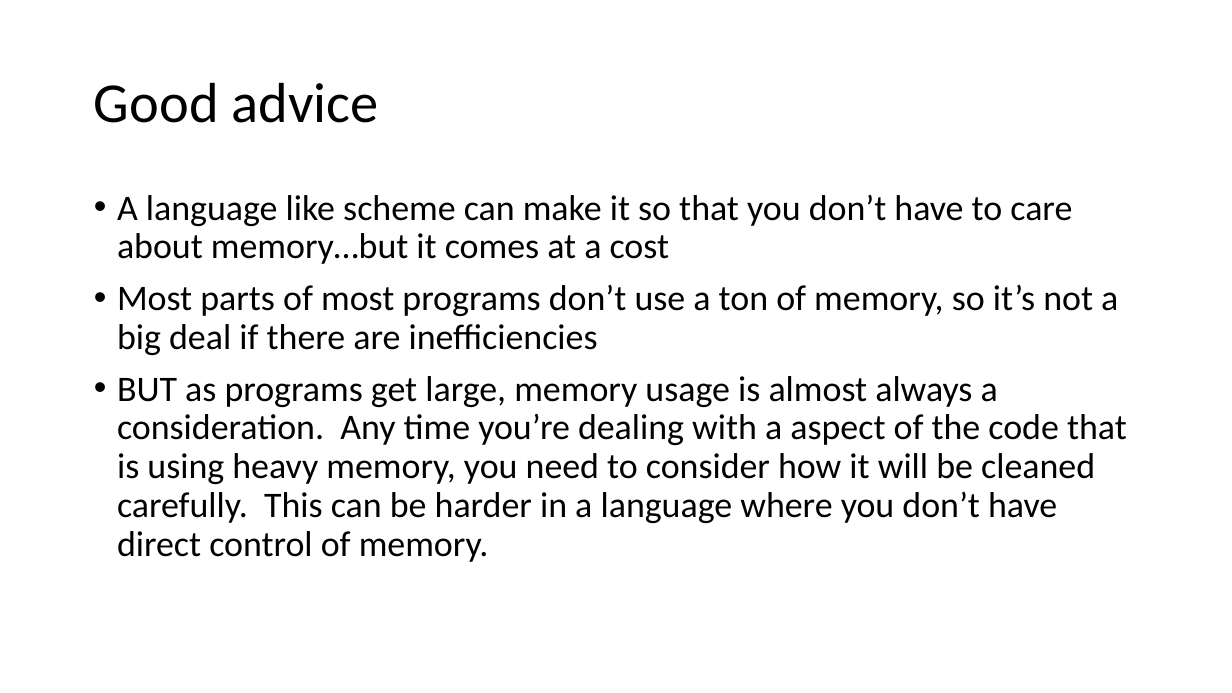
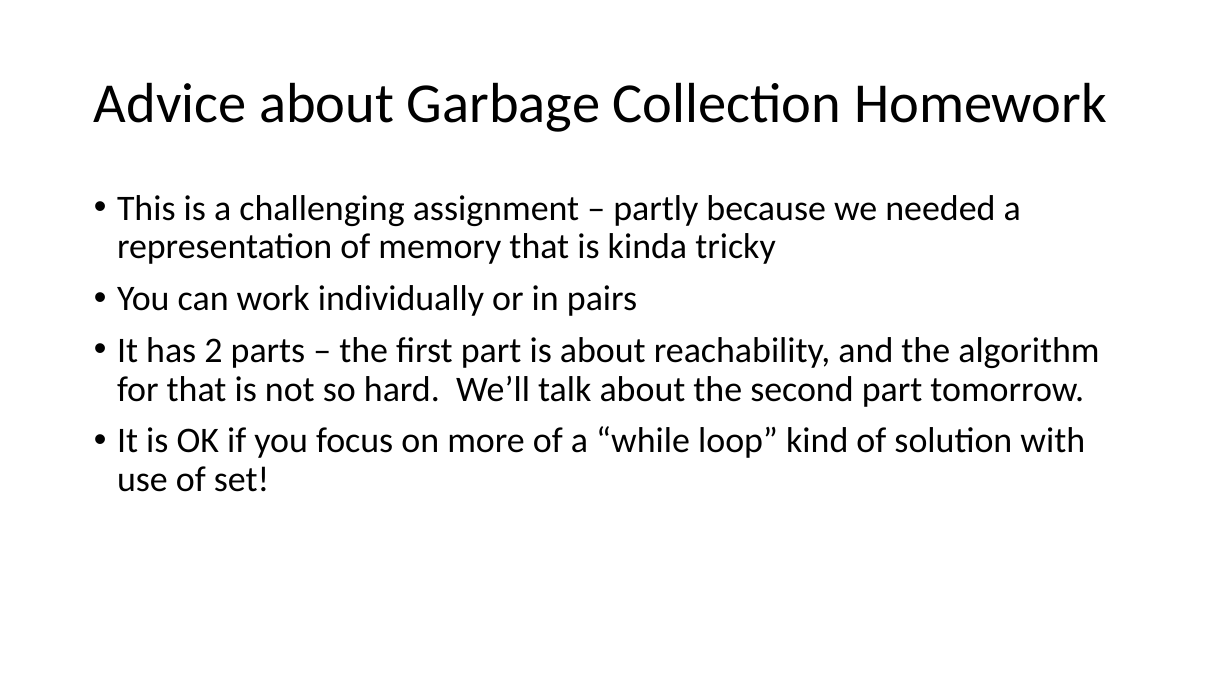
Before and after one commit to RHIT-CSSE/csse304, a slide deck: slide 7 of ClassMaterials/GarbageCollection1/GarbageCollection.pptx (slide 9 before the commit). Drawn at 1232x693 pixels with LibreOffice and Linux fonts; fonts in the diff are those of the drawing. Boxes give left, top, right and bottom in pixels: in the first picture for what was removed or moved away, otherwise in the second. Text is boxed around its words. In the diff, an @@ line names an element or a change of style, - is before the commit and + after.

Commit message:
garbage collection 2 slides

```diff
--- a/ClassMaterials/GarbageCollection1/GarbageCollection.pptx
+++ b/ClassMaterials/GarbageCollection1/GarbageCollection.pptx
@@ title at (94,82,1107,132): text changed @@
-Good advice
+Advice about Garbage Collection Homework
@@ text at (117,195,1099,492): text changed @@
-• A language like scheme can make it so that you don’t have to care about memory…but it comes at a cost
-• Most parts of most programs don’t use a ton of memory, so it’s not a big deal if there are inefficiencies
-• BUT as programs get large, memory usage is almost always a consideration. Any time you’re dealing with a aspect of the code that is using heavy memory, you need to consider how it will be cleaned carefully. This can be harder in a language where you don’t have direct control of memory.
+• This is a challenging assignment – partly because we needed a representation of memory that is kinda tricky
+• You can work individually or in pairs
+• It has 2 parts – the first part is about reachability, and the algorithm for that is not so hard. We’ll talk about the second part tomorrow.
+• It is OK if you focus on more of a “while loop” kind of solution with use of set!
```
Also in this commit, not shown: 1 other slide changed, 2 slides removed, 2 other files.
